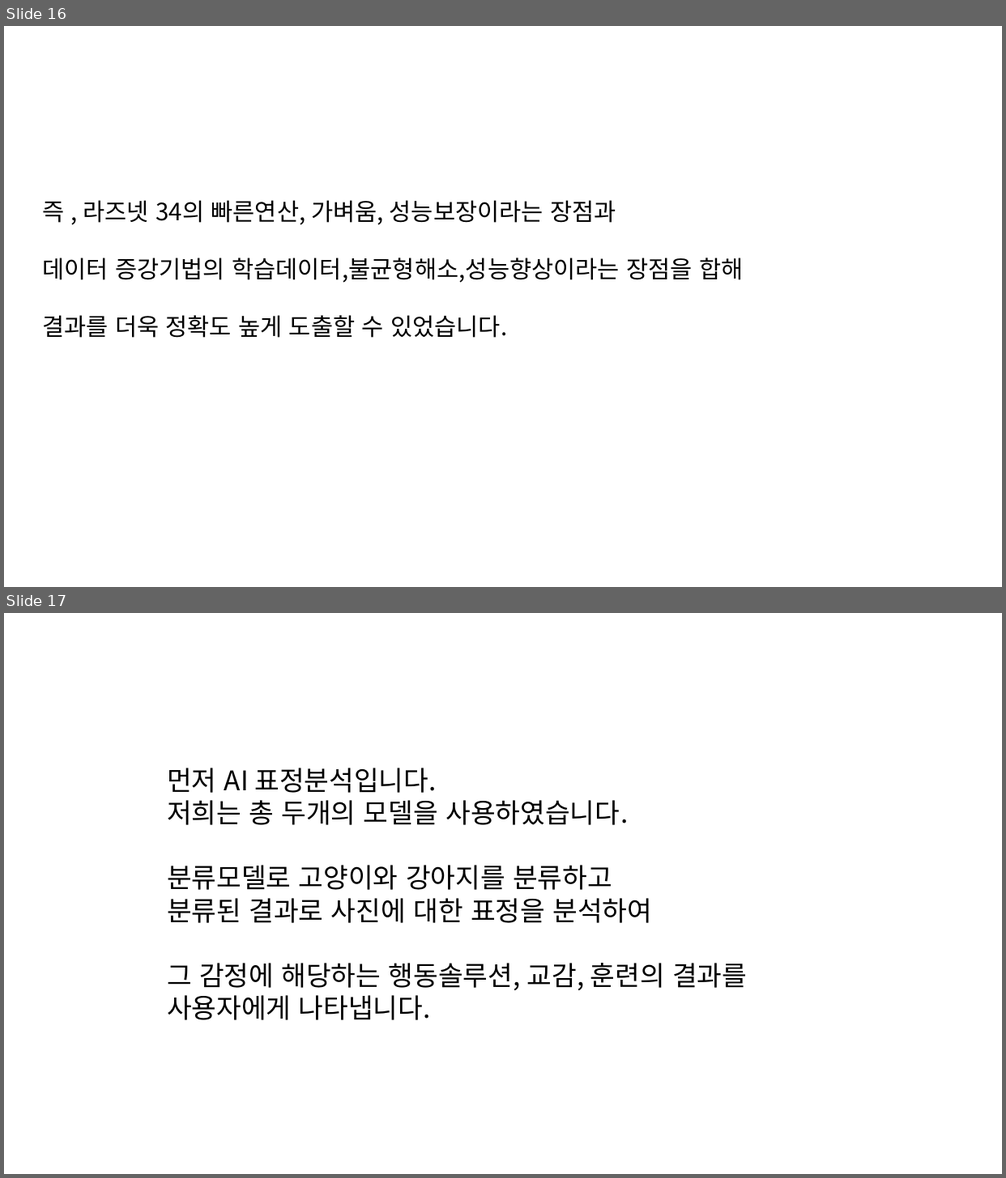
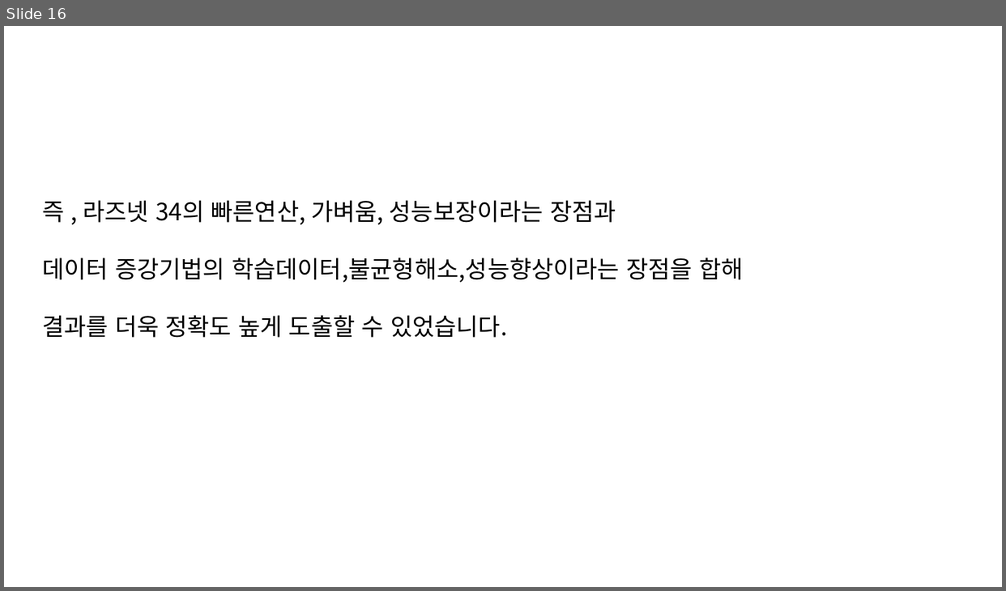
Before and after one commit to dino889/CuteCatDog, a slide deck: Document/최종 발표대본.pptx. Shown one above the other, each under a label of ours: slides 16 and 17 before the commit, slide 16 after it. The pictures are 1006x1178 and 1006x591 pixels, drawn with LibreOffice and Linux fonts; fonts in the diff are those of the drawing. Boxes give left, top, right and bottom in pixels: in the first picture for what was removed or moved away, otherwise in the second. Text is boxed around its words. In the diff, an @@ line names an element or a change of style, - is before the commit and + after.

```diff
--- a/Document/최종 발표대본.pptx
+++ b/Document/최종 발표대본.pptx
@@ slide 17 removed at (4,613,1002,1174), background #FFFFFF @@
@@ text removed at (167,768,747,1020) @@
-먼저 AI 표정분석입니다.
-저희는 총 두개의 모델을 사용하였습니다.
-분류모델로 고양이와 강아지를 분류하고
-분류된 결과로 사진에 대한 표정을 분석하여
-그 감정에 해당하는 행동솔루션, 교감, 훈련의 결과를 사용자에게 나타냅니다.
```
Also in this commit, not shown: 10 slides added.
